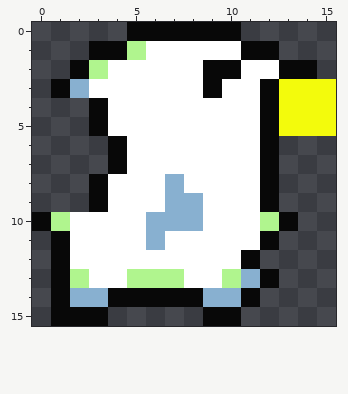
Pixel-art sprite: digs-desktop/raw/npc1-gold-right-1.png. The picture above was drawn from the file before the commit.
The file is 16x16 pixels.
New version:
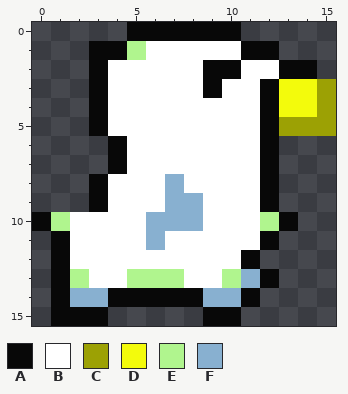
Palette (. is transparent): A #080808  B #ffffff  C #9ca104  D #f3fb0c  E #b0f58e  F #88b0d0
The exact change:
@@ x 0..15 @@
  1 ...AAEBBBBBAA...
- 2 ..AEBBBBBAABBAA.
- 3 .AFBBBBBBABBADDD
- 4 ...ABBBBBBBBADDD
- 5 ...ABBBBBBBBADDD
+ 2 ...ABBBBBAABBAA.
+ 3 ...ABBBBBABBADDC
+ 4 ...ABBBBBBBBADDC
+ 5 ...ABBBBBBBBACCC
  6 ....ABBBBBBBA...
Pixel boxes of the changes (left, top, right, bottom) in both pictures:
changed: (51, 60, 108, 98)
changed: (279, 79, 336, 136)
